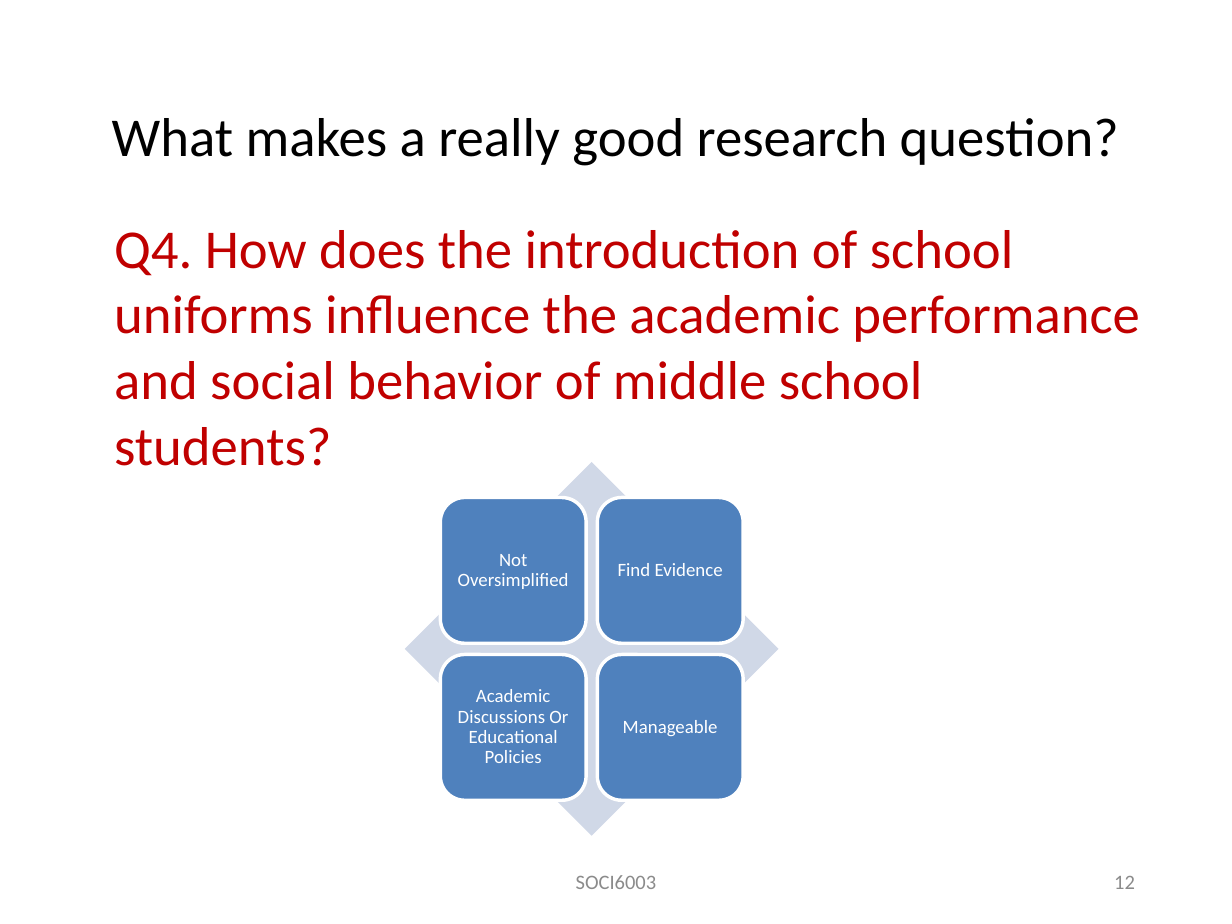
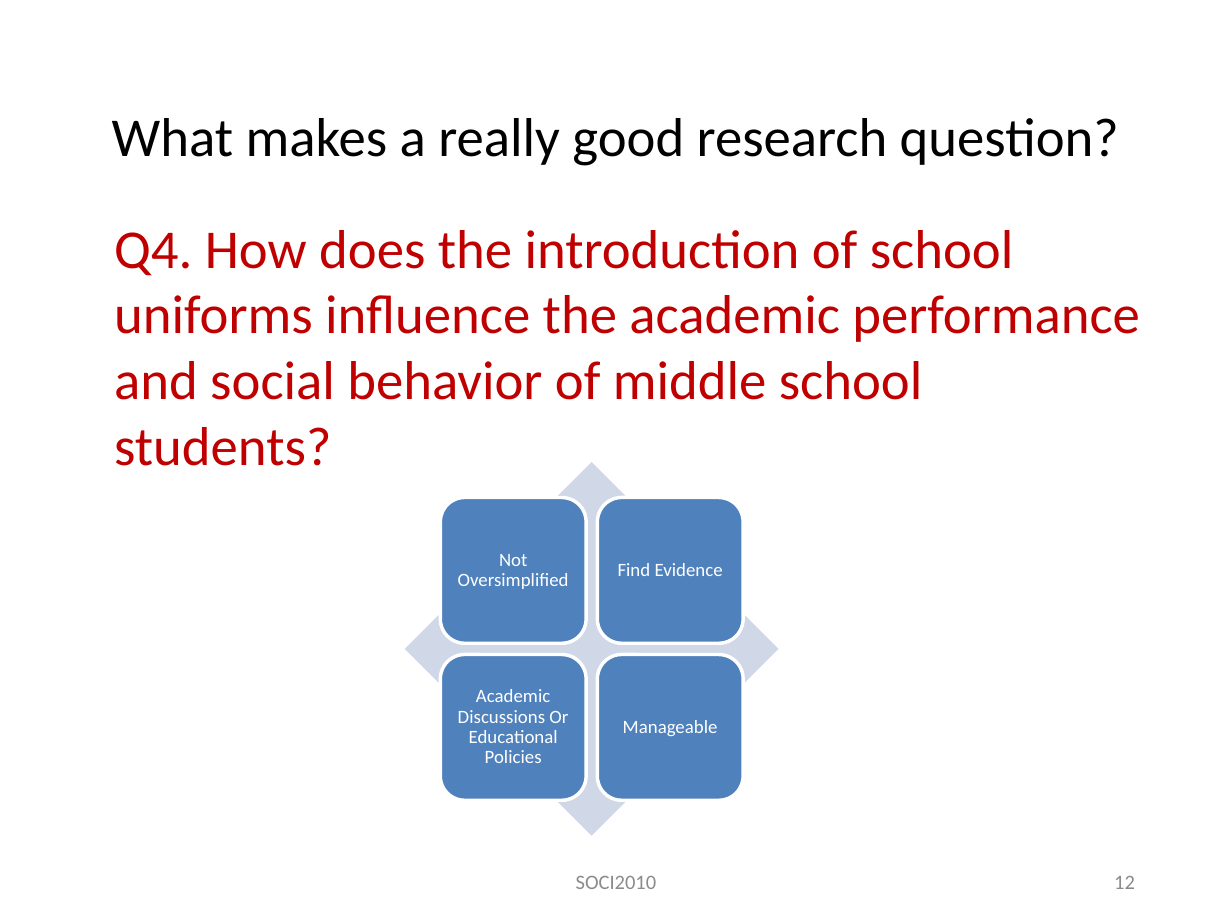
Before and after one commit to wanyingling/SOCI2010-Education-and-Society, a slide deck: slide 12 of SOCI2010 Tutorial 3.pptx. Drawn at 1232x924 pixels with LibreOffice and Linux fonts; fonts in the diff are those of the drawing. Boxes give left, top, right and bottom in pixels: in the first picture for what was removed or moved away, otherwise in the second. Text is boxed around its words. In the diff, an @@ line names an element or a change of style, - is before the commit and + after.

```diff
--- a/SOCI2010 Tutorial 3.pptx
+++ b/SOCI2010 Tutorial 3.pptx
@@ text at box(576, 876, 657, 889): text changed @@
-SOCI6003
+SOCI2010
```
Also in this commit, not shown: 13 other slides changed, 8 other files.
